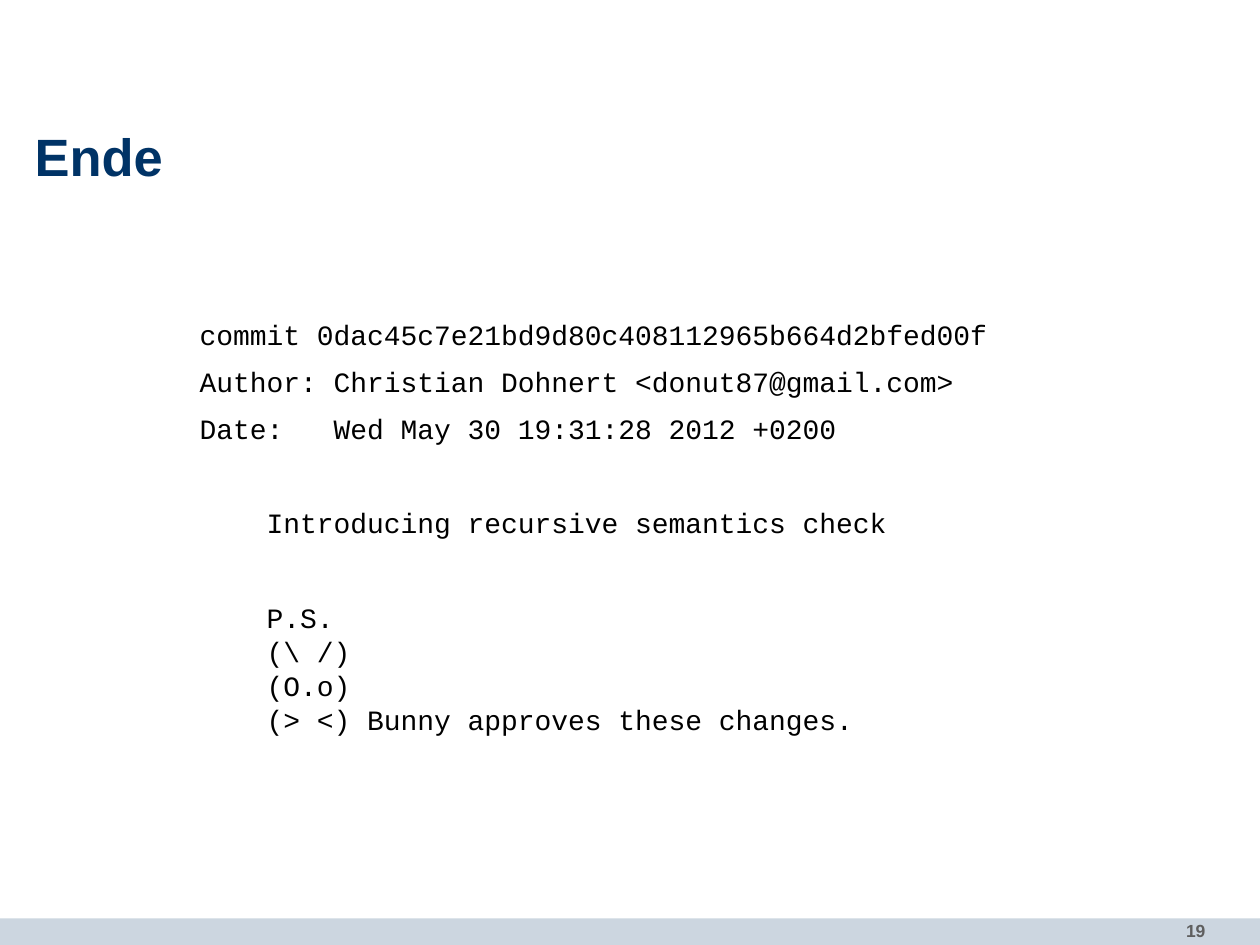
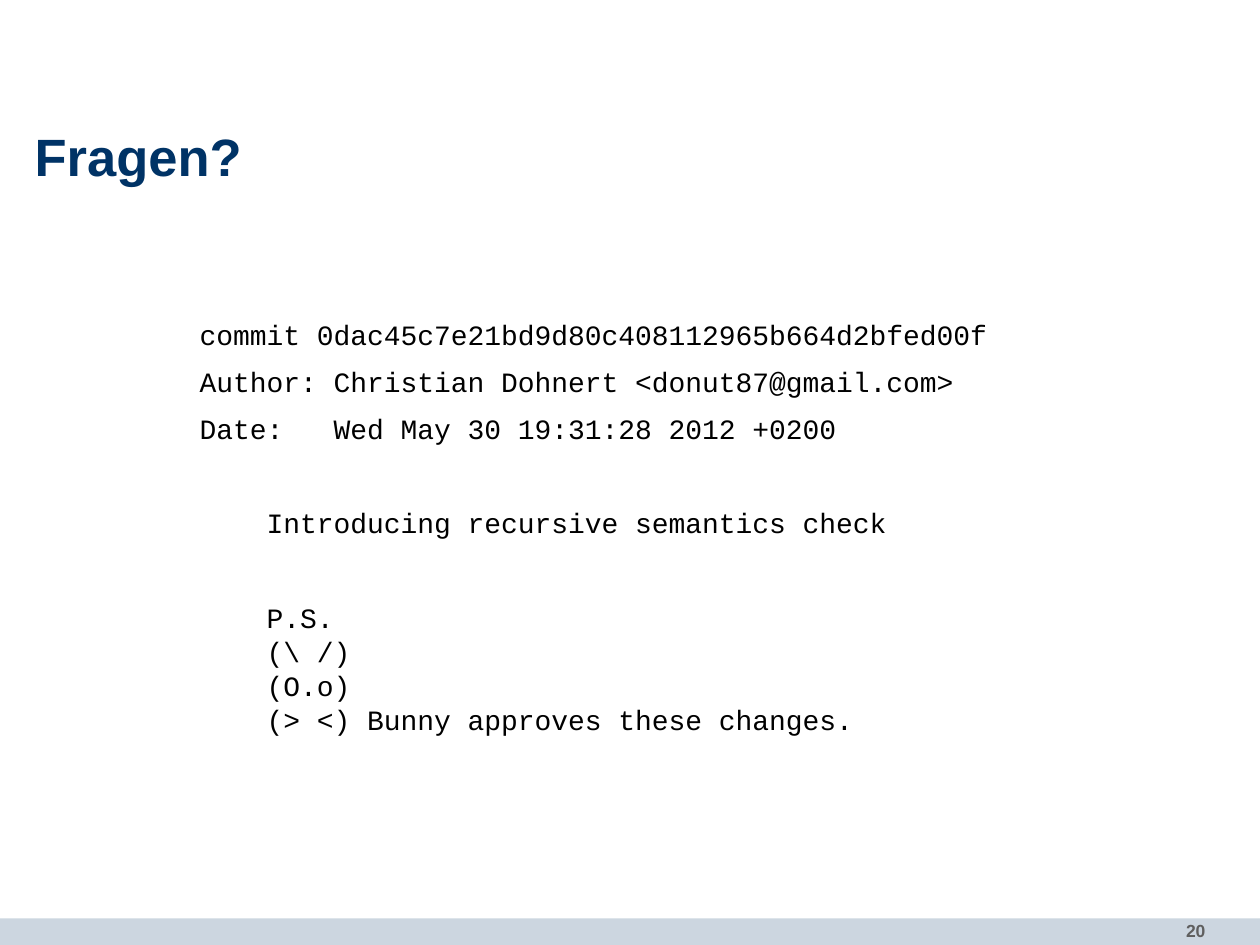
Before and after one commit to SWPUebersetzerbauSS12/swp-uebersetzerbau-ss12, a slide deck: slide 20 of doc/projecta/Abschlusspraesentation/Abschlusspraesentation.odp (slide 19 before the commit). Drawn at 1260x945 pixels with LibreOffice and Linux fonts; fonts in the diff are those of the drawing; background and template pictures are left out. Boxes give left, top, right and bottom in pixels: in the first picture for what was removed or moved away, otherwise in the second. Text is boxed around its words. In the diff, an @@ line names an element or a change of style, - is before the commit and + after.

Commit message:
Update doc

```diff
--- a/doc/projecta/Abschlusspraesentation/Abschlusspraesentation.odp
+++ b/doc/projecta/Abschlusspraesentation/Abschlusspraesentation.odp
@@ title at [35, 139, 242, 187]: text changed @@
-Ende
+Fragen?
@@ page number at [1186, 925, 1205, 937]: text changed @@
-19
+20
```
Also in this commit, not shown: 1 slide added.
